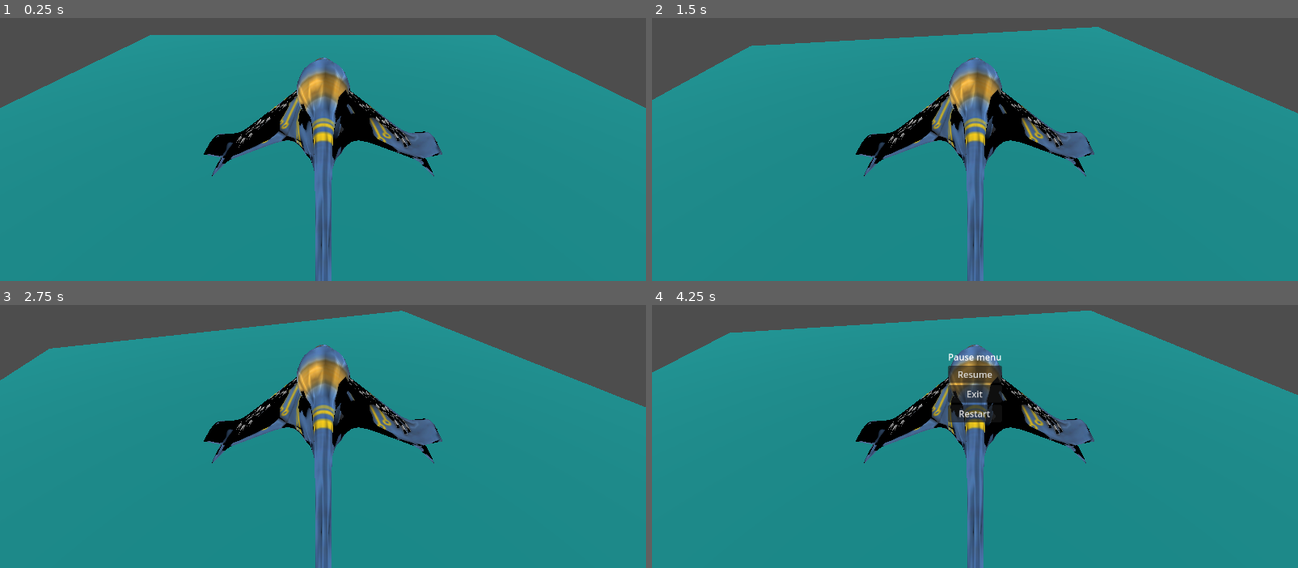
Above: before the commit, frames 1-4 (two rows, left to right).
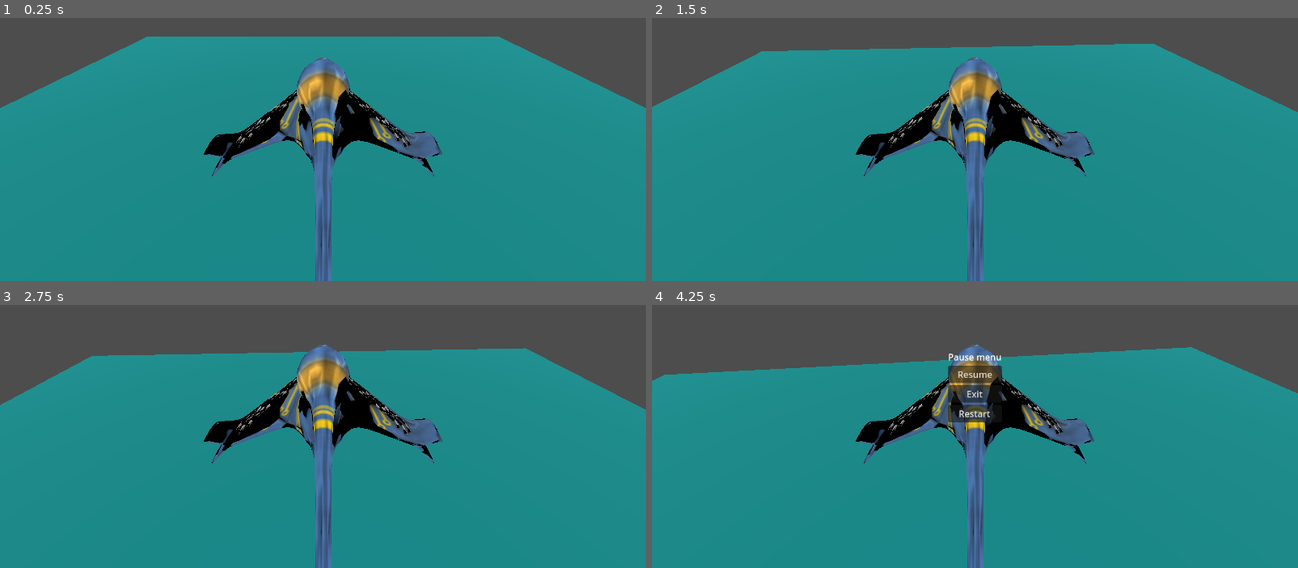
Above: after the commit, the same moments.

Repository: Shahriar-Kariman/flying_ship
Game: Godot game, scene res://main.tscn
Two runs of this game, one before a commit and one after it. Both use one fixed random seed, a clock stepped at 60 frames per second and the inputs below. The project has no main scene, so this scene is started directly.
Inputs (mouse positions are in pixels of both pictures, inside the frame that each line leads up to):
- Up to frame 1 (0.25 s): no input
- Up to frame 2 (1.5 s): tap Enter at 0.5 s; move the mouse to (1117, 81) at 0.52 s; hold D (right) 0.53-1.28 s; move the mouse to (845, 117) at 1.27 s; hold S (backward) from 1.28 s (still down)
- Up to frame 3 (2.75 s): move the mouse to (387, 307) at 2.02 s; release S (backward) at 2.03 s; hold D (right) from 2.03 s (still down)
- Up to frame 4 (4.25 s): move the mouse to (942, 460) at 2.77 s; release D (right) at 2.78 s; hold W (forward) 2.78-3.53 s; move the mouse to (1168, 441) at 3.52 s; hold A (left) from 3.53 s (still down); tap P (pause) at 4.15 s

The runs differ from the first frame. In frame 1, 0.3% of the frame differs, in the area x 2-97%, y 6-37%; in frame 2, 3.5%; in frame 3, 7.5%; in frame 4, 11%, in the area x 0-100%, y 2-37%.

Commit message:
made the craft go forward at all times but fully operate based on the position of the mouse.

Diff:
--- a/flying_craft.gd
+++ b/flying_craft.gd
@@ -27,9 +27,13 @@
 
 func cursor_control():
 	var mouse_positionY = get_viewport().get_mouse_position().y
+	var mouse_positionX = get_viewport().get_mouse_position().x
 	var maxY = get_viewport().size.y
-	var normalized_position = mouse_positionY/maxY
-	motionDirectionY = 1-normalized_position*2  #gives a value between -1 and 1
+	var maxX = get_viewport().size.x
+	var normalized_positionY = mouse_positionY/maxY
+	motionDirectionY = 1-normalized_positionY*2  #gives a value between -1 and 1
+	var normalized_positionX = mouse_positionX/maxX
+	rotationDirection = 1-normalized_positionX*2
 
 func my_rotate(delta):
 	var rotationVelocityDegree = rotationSpeedDegree * rotationDirection
@@ -53,23 +57,24 @@
 
 func _process(delta):
 	if active:
+		rotationAngleDegree = 1
 		cursor_control()
-		if Input.is_action_pressed("left"):
-			rotationAngleDegree = 1
-			rotationDirection = 1
-		elif Input.is_action_pressed("right"):
-			rotationAngleDegree = 1
-			rotationDirection = -1
-		else:
-			rotationAngleDegree = 0
-			rotationDirection = 0
-
-		if Input.is_action_pressed("forward"):
-			motionDirectionXZ = -1
-		elif Input.is_action_pressed("backward"):
-			motionDirectionXZ = 1
-		else:
-			motionDirectionXZ = 0
+		#if Input.is_action_pressed("left"):
+			#rotationAngleDegree = 1
+			#rotationDirection = 1
+		#elif Input.is_action_pressed("right"):
+			#rotationAngleDegree = 1
+			#rotationDirection = -1
+		#else:
+			#rotationAngleDegree = 0
+			#rotationDirection = 0
+		motionDirectionXZ = -1 #so it moves forward constantly
+		#if Input.is_action_pressed("forward"):
+			#motionDirectionXZ = -1
+		#elif Input.is_action_pressed("backward"):
+			#motionDirectionXZ = 1
+		#else:
+			#motionDirectionXZ = 0
 		my_rotate(delta)
 		my_move(delta)
 
--- a/main.gd
+++ b/main.gd
@@ -3,10 +3,11 @@
 signal pause
 
 func _ready():
-	DisplayServer.mouse_set_mode(DisplayServer.MOUSE_MODE_HIDDEN)
+	#DisplayServer.mouse_set_mode(DisplayServer.MOUSE_MODE_HIDDEN)
+	pass
 
 func _process(delta):
 	if Input.is_action_just_pressed("pause"):
 		$PauseControl.visible = true
-		DisplayServer.mouse_set_mode(DisplayServer.MOUSE_MODE_VISIBLE)
+		#DisplayServer.mouse_set_mode(DisplayServer.MOUSE_MODE_VISIBLE)
 		pause.emit()
